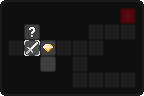
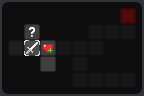
Two versions of the same layered image (144 x 96). Layer-by-layer changes:
painted on "chamber types" (1st of 2) over [43,44,53,53]
painted on "undiscovered" over [56,40,72,56]
painted on "undiscovered copy 12" over [120,24,136,40]
painted on "undiscovered copy 11" over [104,24,120,40]
painted on "undiscovered copy 10" over [88,24,104,40]
painted on "undiscovered copy 9" over [88,40,104,56]
painted on "undiscovered copy 8" over [120,72,136,88]
painted on "undiscovered copy 7" over [104,72,120,88]
painted on "undiscovered copy 6" over [88,72,104,88]
painted on "undiscovered copy 5" over [72,72,88,88]
painted on "undiscovered copy 4" over [72,56,88,72]
painted on "undiscovered copy 3" over [72,40,88,56]
added layer "background copy" above "background" over [2,2,142,94]
hid "background" over [0,0,144,96]
showed "discord bg" over [0,0,144,96]
